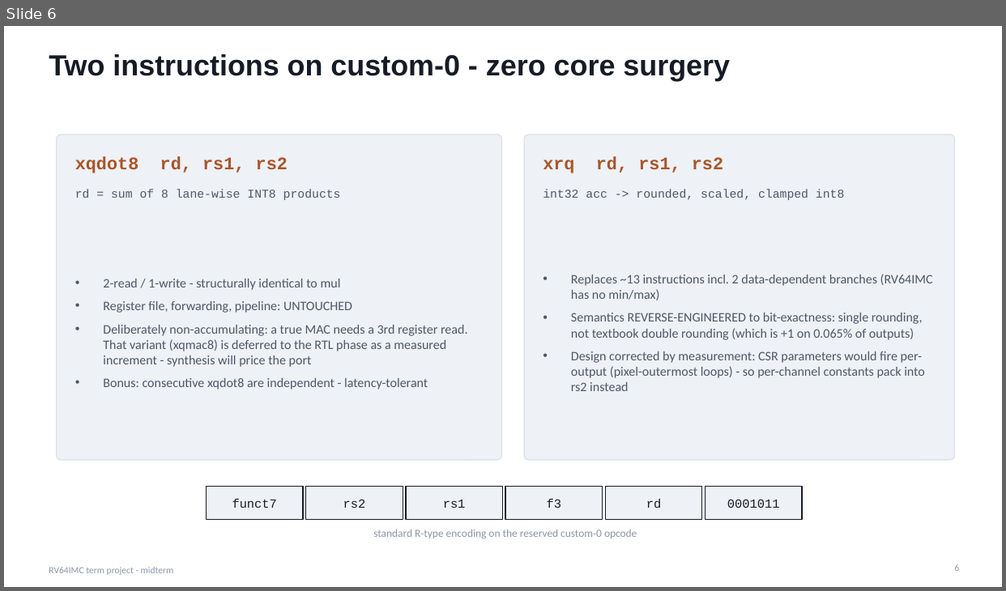
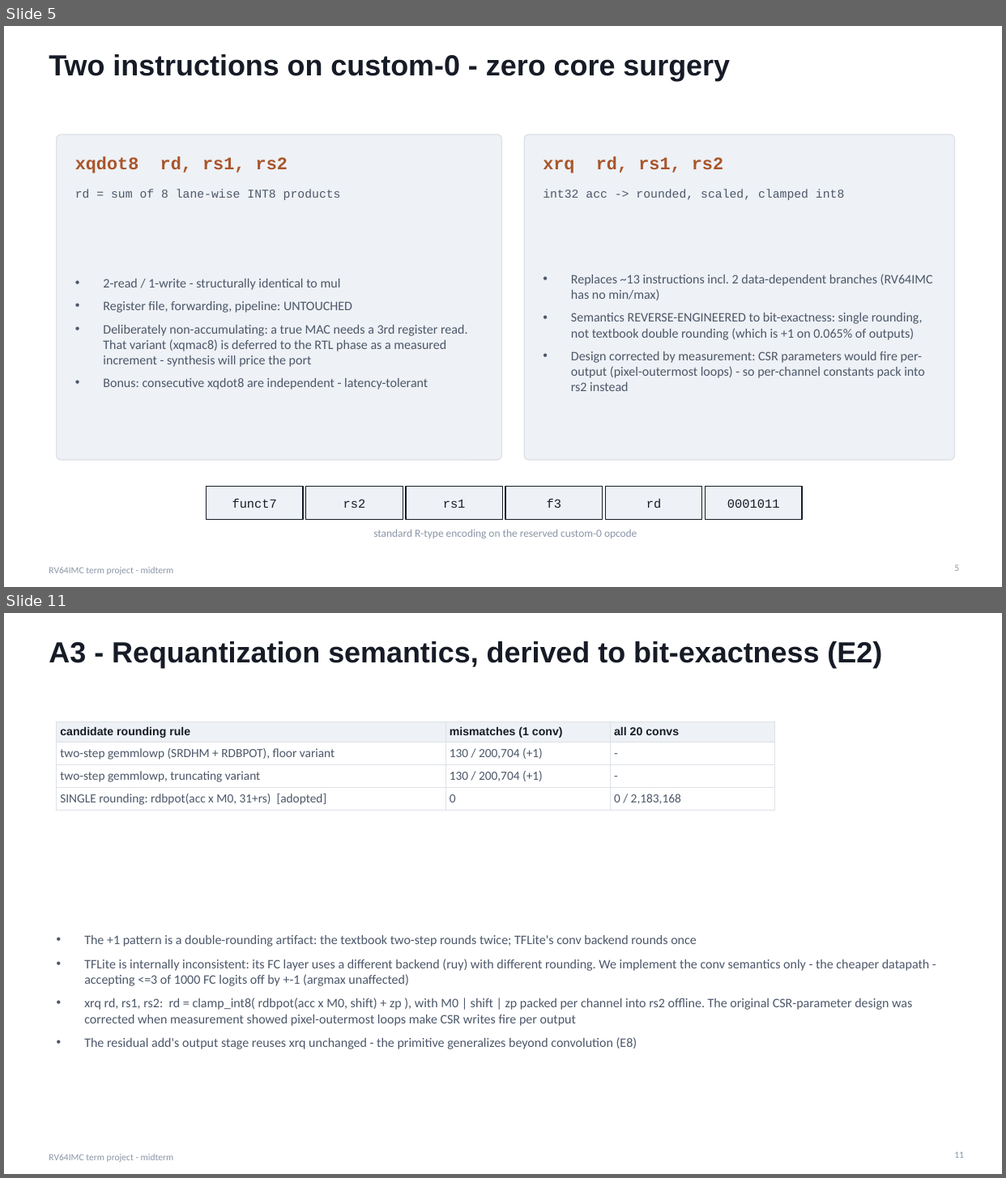
Before and after one commit to ido-flow/rv64-qnn, a slide deck: docs/slides/rv64_midterm_slides.pptx. Shown one above the other, each under a label of ours: slide 6 before the commit, slides 5 and 11 after it; the slides between them are not shown. The pictures are 1006x591 and 1006x1178 pixels, drawn with LibreOffice and Linux fonts; fonts in the diff are those of the drawing. Boxes give left, top, right and bottom in pixels: in the first picture for what was removed or moved away, otherwise in the second. Text is boxed around its words. In the diff, an @@ line names an element or a change of style, - is before the commit and + after.

```diff
--- a/docs/slides/rv64_midterm_slides.pptx
+++ b/docs/slides/rv64_midterm_slides.pptx
@@ slide 11 added at [4,613,1002,1174], background #FFFFFF; not listed: 1 template element that a slide beside it also shows @@
@@ title added at [49,641,882,668], 28 pt, text #161B26, bold @@
+A3 - Requantization semantics, derived to bit-exactness (E2)
@@ table added at [57,722,775,810], 4 rows, 3 columns @@
+candidate rounding rule | mismatches (1 conv) | all 20 convs
+two-step gemmlowp (SRDHM + RDBPOT), floor variant | 130 / 200,704 (+1) | -
+two-step gemmlowp, truncating variant | 130 / 200,704 (+1) | -
+SINGLE rounding: rdbpot(acc x M0, 31+rs) [adopted] | 0 | 0 / 2,183,168
@@ text added at [84,935,929,1050], 12.5 pt, text #4C5769 @@
+• The +1 pattern is a double-rounding artifact: the textbook two-step rounds twice; TFLite's conv backend rounds once
+• TFLite is internally inconsistent: its FC layer uses a different backend (ruy) with different rounding. We implement the conv semantics only - the cheaper datapath - accepting <=3 of 1000 FC logits off by +-1 (argmax unaffected)
+• xrq rd, rs1, rs2: rd = clamp_int8( rdbpot(acc x M0, shift) + zp ), with M0 | shift | zp packed per channel into rs2 offline. The original CSR-parameter design was corrected when measurement showed pixel-outermost loops make CSR writes fire per output
+• The residual add's output stage reuses xrq unchanged - the primitive generalizes beyond convolution (E8)
@@ page number added at [954,1152,964,1158], 9 pt, text #8B96A8 @@
+11
@@ what was slide 6 is now slide 5 @@
@@ page number at [954,565,959,571]: text changed @@
-6
+5
```
Also in this commit, not shown: 5 slides changed, 4 other slides added, 2 slides removed, 7 other files.
